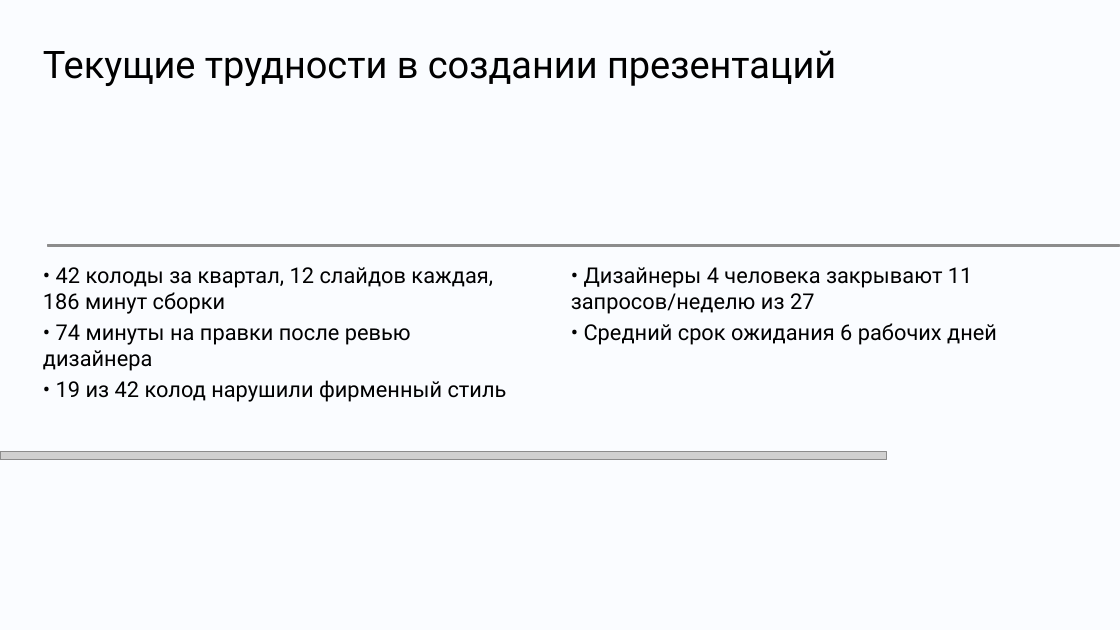
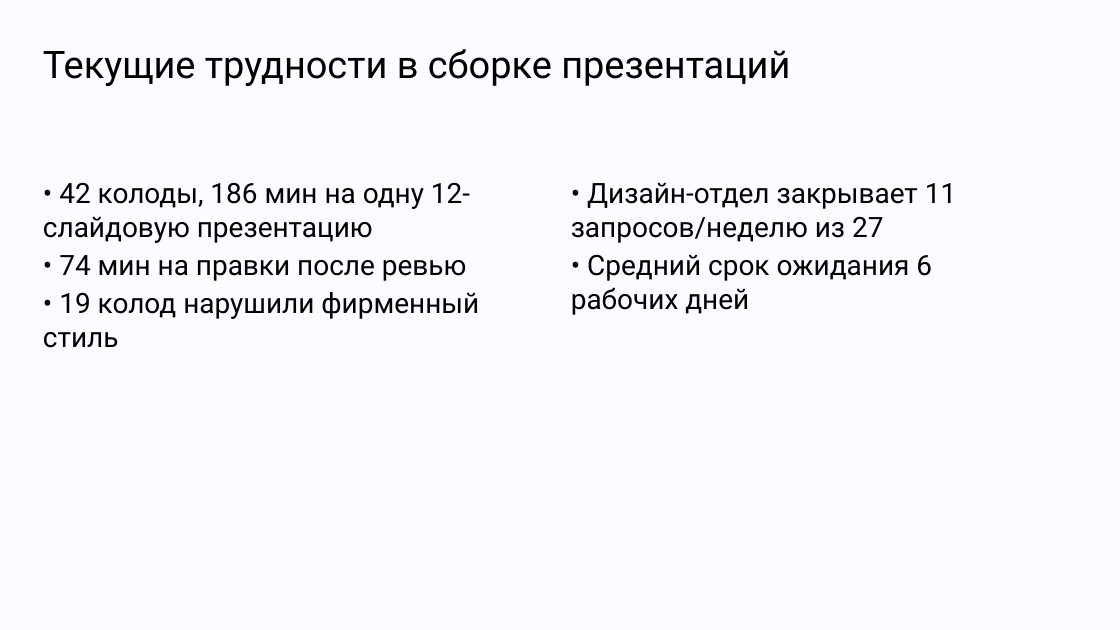
Before and after one commit to DiFoxenGit/-VKTechHackathon, a slide deck: slide 2 of samples/VK_Tech_шаблон__split.pptx. Drawn at 1120x630 pixels with LibreOffice and Linux fonts; fonts in the diff are those of the drawing; grey boxes stand for pictures; background and template pictures are left out. Boxes give left, top, right and bottom in pixels: in the first picture for what was removed or moved away, otherwise in the second. Text is boxed around its words. In the diff, an @@ line names an element or a change of style, - is before the commit and + after.

```diff
--- a/samples/VK_Tech_шаблон__split.pptx
+++ b/samples/VK_Tech_шаблон__split.pptx
@@ text at (x1=43, y1=49, x2=790, y2=86): text changed @@
-Текущие трудности в создании презентаций
+Текущие трудности в сборке презентаций
@@ text "• Дизайн-отдел закрывает 11 запросов/неделю ..." moved from (x1=571, y1=267, x2=997, y2=345) to (x1=571, y1=183, x2=956, y2=315) @@
@@ text at (x1=43, y1=182, x2=479, y2=348): text changed; size 14 to 18 pt @@
-• 42 колоды за квартал, 12 слайдов каждая, 186 минут сборки
-• 74 минуты на правки после ревью дизайнера
-• 19 из 42 колод нарушили фирменный стиль
+• 42 колоды, 186 мин на одну 12-слайдовую презентацию
+• 74 мин на правки после ревью
+• 19 колод нарушили фирменный стиль
@@ text at (x1=571, y1=183, x2=956, y2=243): text changed; size 14 to 18 pt @@
-• Дизайнеры 4 человека закрывают 11 запросов/неделю из 27
+• Дизайн-отдел закрывает 11 запросов/неделю из 27
@@ picture removed at (x1=47, y1=245, x2=1120, y2=246) @@
@@ text at (x1=571, y1=254, x2=932, y2=315): size 14 to 18 pt in "• Средний срок ожидания 6 рабочих дней" @@
@@ picture removed at (x1=0, y1=451, x2=887, y2=460) @@
```
Also in this commit, not shown: 4 other slides changed, 5 slides added, 5 slides removed, 31 other files.
